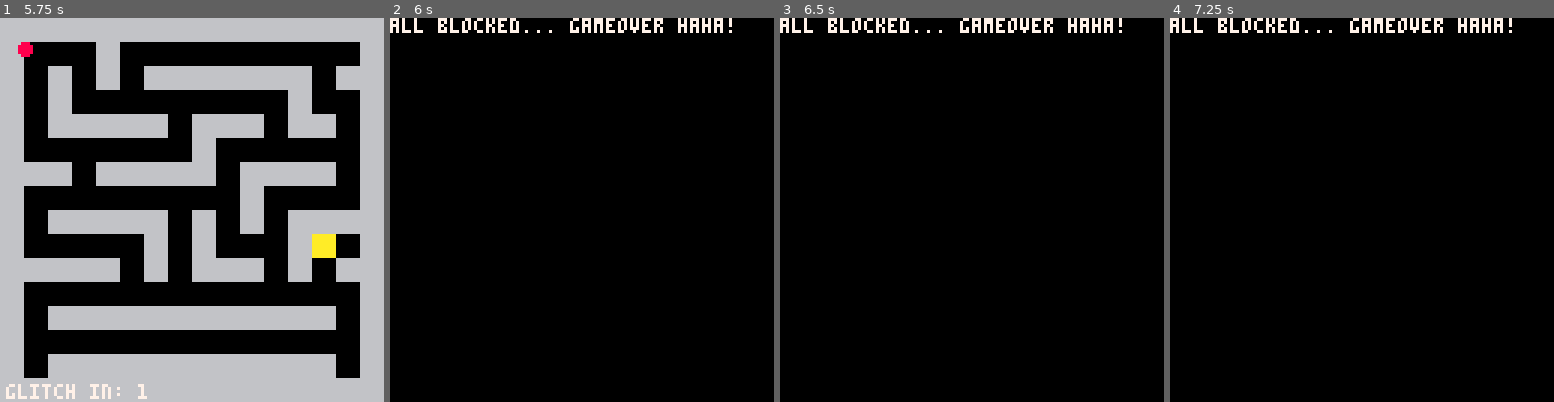
Above: before the commit, frames 1-4 (left to right).
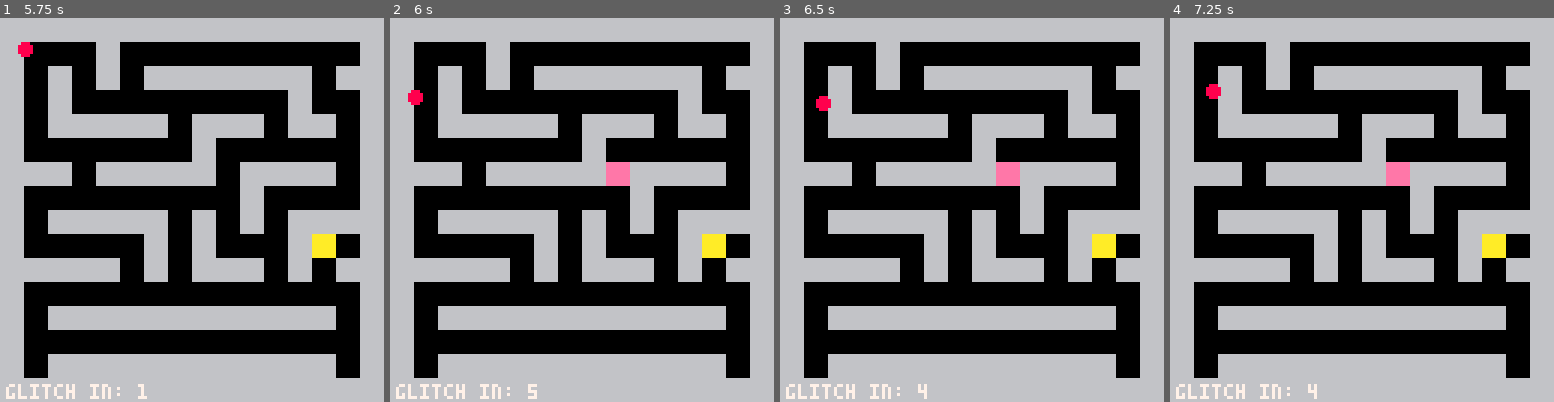
Above: after the commit, the same moments.

Repository: getJv/novice_summer_jam
Game: PICO-8 cartridge s_broken.p8
The game is run twice, just before and just after one commit, with the same random seed, the same clock (stepped at 60 frames per second) and the same inputs.
Inputs:
- Up to frame 1 (5.75 s): hold Right 1.6-2.1 s; hold Up 2.15-2.42 s; hold Right 2.47-3.03 s; hold Left 3.08-3.58 s; hold Down 3.63-3.97 s; hold Right 4.02-4.68 s; hold Up 4.73-5.03 s; hold Left 5.08-5.68 s; hold Down from 5.73 s (still down)
- Up to frame 2 (6 s): keep holding Down
- Up to frame 3 (6.5 s): release Down at 6.03 s; hold Right from 6.08 s (still down)
- Up to frame 4 (7.25 s): release Right at 6.58 s; hold Right 6.63-7.13 s; hold Up from 7.18 s (still down)

Frame 1 is identical in both runs. In frame 2, 57% of the frame differs, in the area x 0-100%, y 0-100%; in frame 3, 57%; in frame 4, 57%.

Commit message:
fix: Change the validation of not empty path

Diff:
--- a/handler_glitch.lua
+++ b/handler_glitch.lua
@@ -66,7 +66,7 @@
     local pos = get_free_path_spot()
 
     -- Game over, no more blocks player is stuck TODO: create gameover scene
-    if #pos == 0 then
+    if not pos then
         cls()
         print('all blocked... gameover haha!')
         stop()
